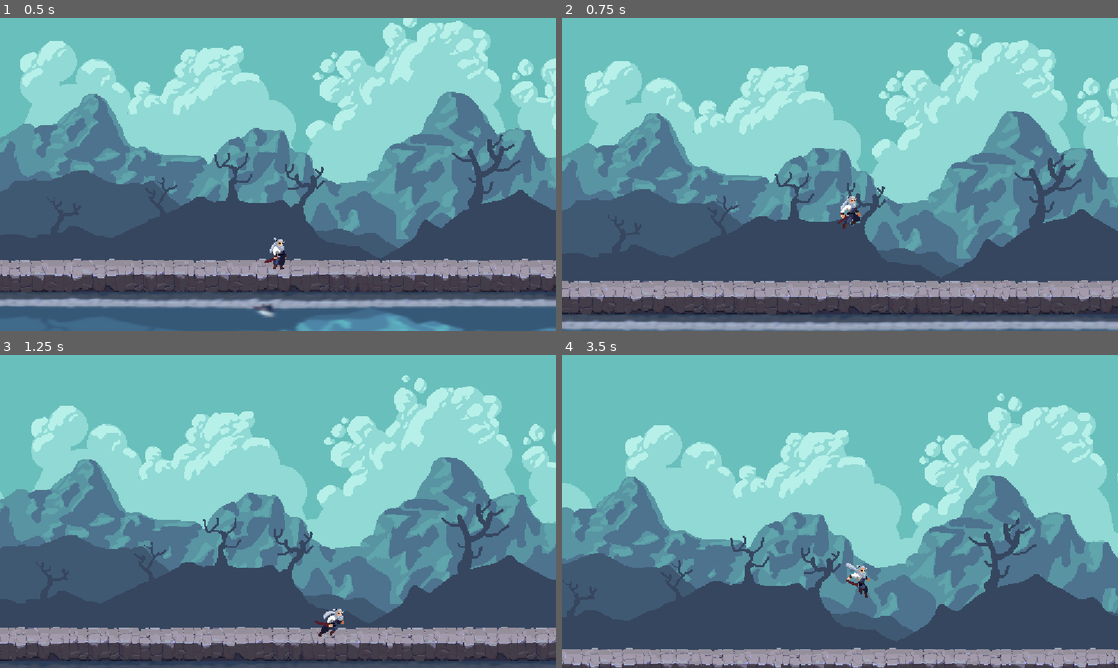
Above: before the commit, frames 1-4 (two rows, left to right).
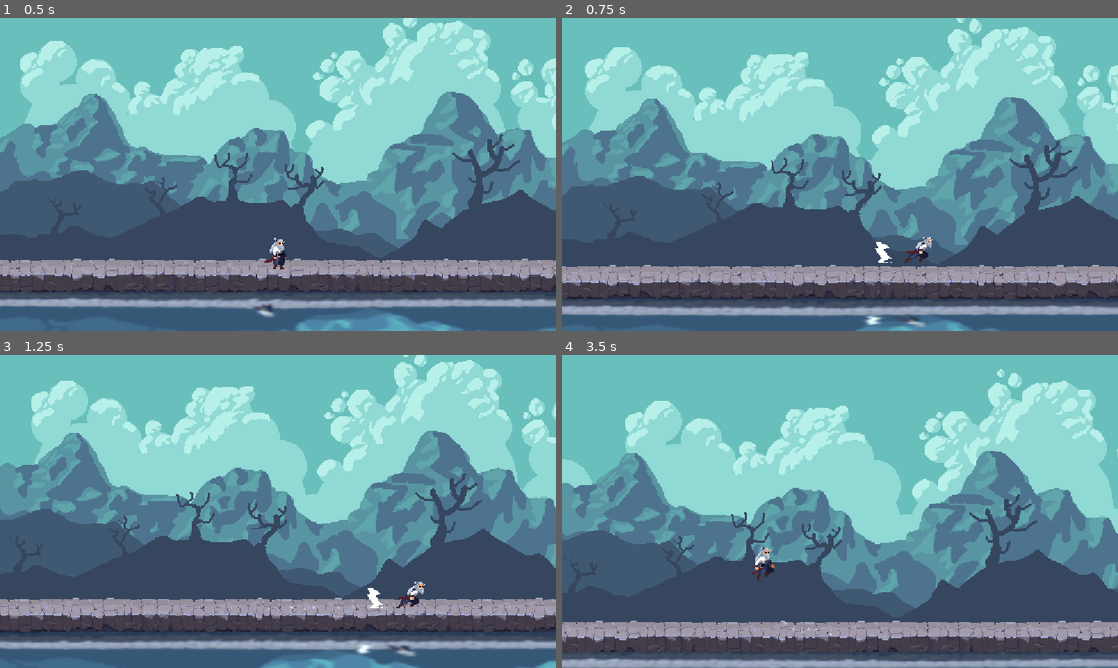
Above: after the commit, the same moments.

Repository: viziercantcode/2d-Platformer-RPG
Game: Godot game, scene res://Scenes/game.tscn
The game is run twice, just before and just after one commit, with the same random seed, the same clock (stepped at 60 frames per second) and the same inputs.
Inputs:
- Up to frame 1 (0.5 s): no input
- Up to frame 2 (0.75 s): tap Enter (ui_accept) at 0.5 s; hold Right (ui_right) from 0.53 s (still down); hold Shift from 0.53 s (still down)
- Up to frame 3 (1.25 s): keep holding Right (ui_right); keep holding Shift; tap Enter (ui_accept) at 0.77, 0.8, 1.07 s
- Up to frame 4 (3.5 s): release Shift at 1.28 s; tap Enter (ui_accept) at 1.35, 1.52, 1.82, 2.3, 3.02, 3.32 s; tap Shift at 1.55, 2.85 s; release Right (ui_right) at 2.03 s; hold Left (ui_left) 2.03-2.78 s; hold Shift 2.03-2.78 s; hold Right (ui_right) from 2.78 s (still down)

Frame 1 is identical in both runs. In frame 2, 43% of the frame differs, in the area x 0-100%, y 0-100%; in frame 3, 54%; in frame 4, 46%.

Commit message:
Added dash

Diff:
--- a/Scenes/player.tscn
+++ b/Scenes/player.tscn
@@ -5,6 +5,7 @@
 [ext_resource type="Texture2D" uid="uid://68b3yk1idwct" path="res://Assets/Character/Samurai/Sprites/IDLE.png" id="1_fkybt"]
 [ext_resource type="Texture2D" uid="uid://dxdirpeu0v81x" path="res://Assets/Character/Samurai/Sprites/JUMP-START.png" id="2_x3wgy"]
 [ext_resource type="Texture2D" uid="uid://e3bkjutglwd1" path="res://Assets/Character/Samurai/Sprites/JUMP-TRANSITION.png" id="3_3smsa"]
+[ext_resource type="Texture2D" uid="uid://cytgbdl8rh6um" path="res://Assets/Character/Samurai/Sprites/DASH.png" id="3_f1ek2"]
 [ext_resource type="Texture2D" uid="uid://b3fmchr047yiv" path="res://Assets/Character/Samurai/Sprites/JUMP-FALL.png" id="4_8erm5"]
 [ext_resource type="Texture2D" uid="uid://bkiu4yup3yrmu" path="res://Assets/Character/Samurai/Sprites/RUN.png" id="5_f1ek2"]
 [ext_resource type="Texture2D" uid="uid://cey4jg5b72x1a" path="res://Assets/Character/Sprite-0002-export.png" id="7_3smsa"]
@@ -37,6 +38,38 @@
 atlas = ExtResource("1_3smsa")
 region = Rect2(576, 0, 96, 96)
 
+[sub_resource type="AtlasTexture" id="AtlasTexture_7ldla"]
+atlas = ExtResource("3_f1ek2")
+region = Rect2(0, 0, 96, 96)
+
+[sub_resource type="AtlasTexture" id="AtlasTexture_r7t2e"]
+atlas = ExtResource("3_f1ek2")
+region = Rect2(96, 0, 96, 96)
+
+[sub_resource type="AtlasTexture" id="AtlasTexture_e6mvm"]
+atlas = ExtResource("3_f1ek2")
+region = Rect2(192, 0, 96, 96)
+
+[sub_resource type="AtlasTexture" id="AtlasTexture_57lvd"]
+atlas = ExtResource("3_f1ek2")
+region = Rect2(288, 0, 96, 96)
+
+[sub_resource type="AtlasTexture" id="AtlasTexture_ie7r7"]
+atlas = ExtResource("3_f1ek2")
+region = Rect2(384, 0, 96, 96)
+
+[sub_resource type="AtlasTexture" id="AtlasTexture_vq3lt"]
+atlas = ExtResource("3_f1ek2")
+region = Rect2(480, 0, 96, 96)
+
+[sub_resource type="AtlasTexture" id="AtlasTexture_pukcj"]
+atlas = ExtResource("3_f1ek2")
+region = Rect2(576, 0, 96, 96)
+
+[sub_resource type="AtlasTexture" id="AtlasTexture_1htnp"]
+atlas = ExtResource("3_f1ek2")
+region = Rect2(672, 0, 96, 96)
+
 [sub_resource type="AtlasTexture" id="AtlasTexture_tx1dd"]
 atlas = ExtResource("1_fkybt")
 region = Rect2(0, 0, 96, 96)
@@ -204,6 +237,35 @@
 "loop": 0,
 "name": &"Attack",
 "speed": 30.0
+}, {
+"frames": [{
+"duration": 1.0,
+"texture": SubResource("AtlasTexture_7ldla")
+}, {
+"duration": 1.0,
+"texture": SubResource("AtlasTexture_r7t2e")
+}, {
+"duration": 1.0,
+"texture": SubResource("AtlasTexture_e6mvm")
+}, {
+"duration": 1.0,
+"texture": SubResource("AtlasTexture_57lvd")
+}, {
+"duration": 1.0,
+"texture": SubResource("AtlasTexture_ie7r7")
+}, {
+"duration": 1.0,
+"texture": SubResource("AtlasTexture_vq3lt")
+}, {
+"duration": 1.0,
+"texture": SubResource("AtlasTexture_pukcj")
+}, {
+"duration": 1.0,
+"texture": SubResource("AtlasTexture_1htnp")
+}],
+"loop": 1,
+"name": &"Dash",
+"speed": 15.0
 }, {
 "frames": [{
 "duration": 1.0,
@@ -375,7 +437,7 @@
 [node name="AnimatedSprite2D" type="AnimatedSprite2D" parent="." unique_id=504513388]
 position = Vector2(-1, -33)
 sprite_frames = SubResource("SpriteFrames_avmpe")
-animation = &"Run"
+animation = &"Dash"
 
 [node name="CollisonShape2D" type="CollisionShape2D" parent="." unique_id=1646836024]
 position = Vector2(-1, -10)
--- a/Scripts/player.gd
+++ b/Scripts/player.gd
@@ -4,6 +4,11 @@
 const MAX_SPEED = 200.0
 const ACCELERATION = 600.0
 const FRICTION = 800.0  # How quickly player slows down when no input
+
+# Dash mechanics
+const DASH_SPEED = 500.0
+const DASH_DURATION = 0.2
+const DASH_COOLDOWN = 0.3
 
 # Jump mechanics
 const JUMP_FORCE = -400.0
@@ -23,7 +28,10 @@
 
 var coyote_timer: float = 0.0
 var jump_buffer_timer: float = 0.0
-
+var is_dashing: bool = false
+var dash_timer: float = 0.0
+var dash_cooldown_timer: float = 0.0
+var dash_direction: float = 1.0
 
 func _physics_process(delta: float) -> void:
 	var is_moving = abs(velocity.x) > 10  # For dust particles
@@ -37,49 +45,79 @@
 
 	jump_buffer_timer -= delta  # Count down the buffer timer every frame (this remembers the jump for 0.1s)
 
+	dash_cooldown_timer -= delta
+	# Handle dash input
+	var direction := Input.get_axis("ui_left", "ui_right")
+
+	if Input.is_key_pressed(KEY_SHIFT) and dash_cooldown_timer <= 0 and not is_dashing:
+		start_dash(direction)
+
 	# Dust particles
 	dust.emitting = is_moving and on_ground
 
-	# Apply gravity
-	if not on_ground:
-		velocity.y += GRAVITY * delta
-		velocity.y = min(velocity.y, MAX_FALL_SPEED)  # Terminal velocity
+	if is_dashing:
+		dash_timer -= delta
+		velocity.x = dash_direction * DASH_SPEED
+		velocity.y = 0
 
-	# Handle jump input
-	if Input.is_action_just_pressed("ui_accept"):
-		jump_buffer_timer = JUMP_BUFFER_TIME
+		if dash_timer <= 0:
+			is_dashing = false
+			dash_cooldown_timer = DASH_COOLDOWN
+	else:
+		# Apply gravity
+		if not on_ground:
+			velocity.y += GRAVITY * delta
+			velocity.y = min(velocity.y, MAX_FALL_SPEED)  # Terminal velocity
 
-	# Execute jump if conditions are met
-	if jump_buffer_timer > 0 and coyote_timer > 0:
-		velocity.y = JUMP_FORCE
-		coyote_timer = 0.0
-		jump_buffer_timer = 0.0
+		# Handle jump input
+		if Input.is_action_just_pressed("ui_accept"):
+			jump_buffer_timer = JUMP_BUFFER_TIME
 
-	# Handle horizontal movement
-	var direction := Input.get_axis("ui_left", "ui_right")
+		# Execute jump if conditions are met
+		if jump_buffer_timer > 0 and coyote_timer > 0:
+			velocity.y = JUMP_FORCE
+			coyote_timer = 0.0
+			jump_buffer_timer = 0.0
 
-	if direction != 0:
-		# Accelerate towards max speed
-		velocity.x = move_toward(velocity.x, direction * MAX_SPEED, ACCELERATION * delta)
-	else:
-		# Apply friction
-		velocity.x = move_toward(velocity.x, 0, FRICTION * delta)
+		# Handle horizontal movement
+		if direction != 0:
+			# Accelerate towards max speed
+			velocity.x = move_toward(velocity.x, direction * MAX_SPEED, ACCELERATION * delta)
+		else:
+			# Apply friction
+			velocity.x = move_toward(velocity.x, 0, FRICTION * delta)
 
 	move_and_slide()
 	update_animation(direction)
 
+func start_dash(direction: float) -> void:
+	is_dashing = true
+	dash_timer = DASH_DURATION
+
+	if direction != 0:
+		dash_direction = sign(direction)
+	elif animated_sprite.flip_h:
+		dash_direction = -1.0
+	else:
+		dash_direction = 1.0
+
+	velocity.y = 0
+
 
 func update_animation(direction: float) -> void:
-	# Flip sprite based on direction
-	if direction > 0:
-		animated_sprite.flip_h = false
-	elif direction < 0:
-		animated_sprite.flip_h = true
+	if not is_dashing:
+		# Flip sprite based on direction
+		if direction > 0:
+			animated_sprite.flip_h = false
+		elif direction < 0:
+			animated_sprite.flip_h = true
 
 	var target_animation: String = "Idle"
 
 	# Determine animation state
-	if not is_on_floor():
+	if is_dashing:
+		target_animation = "Dash"
+	elif not is_on_floor():
 		if velocity.y < -50:
 			target_animation = "Jump_start"
 		elif velocity.y >= -50 and velocity.y <= 50:
